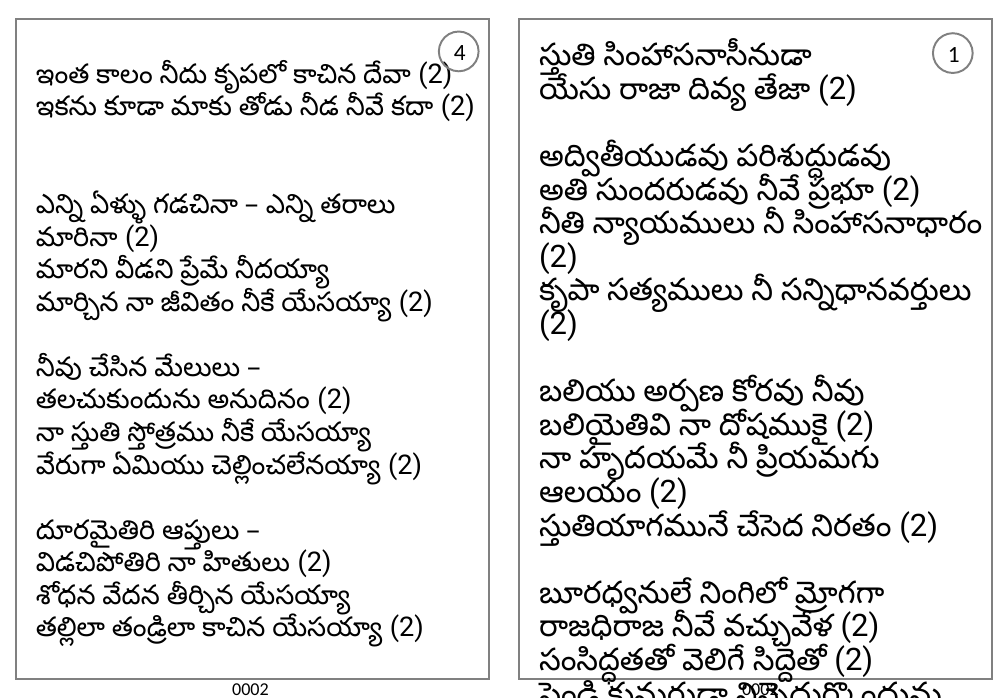
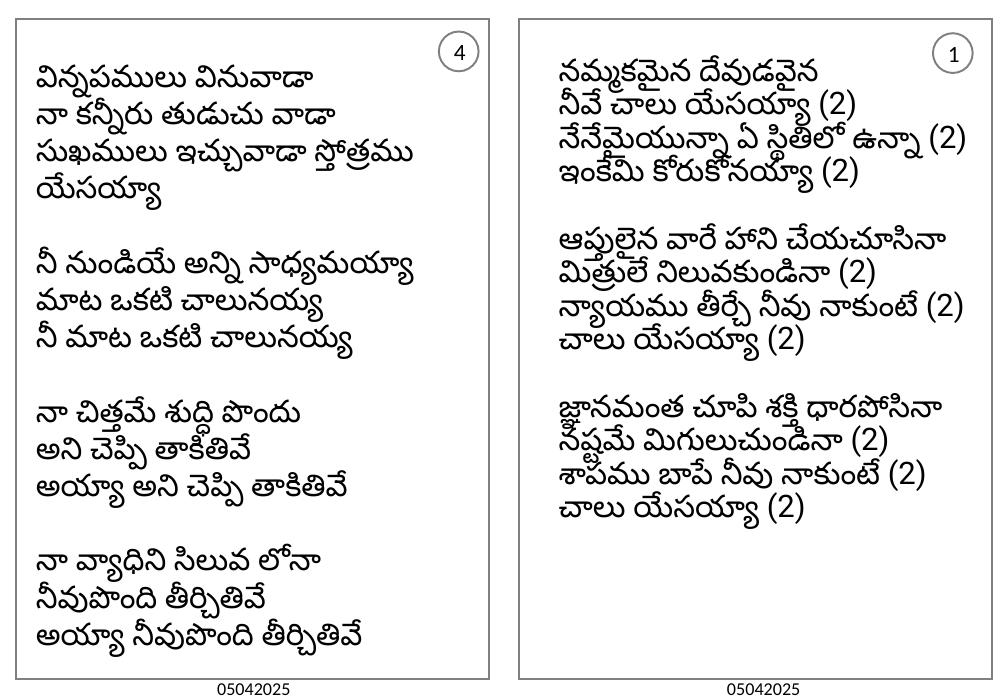
Before and after one commit to venu-webdev/songsDb, a slide deck: slide 1 of songsTemplate.pptx. Drawn at 1008x698 pixels with LibreOffice and Linux fonts; fonts in the diff are those of the drawing. Boxes give left, top, right and bottom in pixels: in the first picture for what was removed or moved away, otherwise in the second. Text is boxed around its words. In the diff, an @@ line names an element or a change of style, - is before the commit and + after.

```diff
--- a/songsTemplate.pptx
+++ b/songsTemplate.pptx
@@ text at (x1=559, y1=58, x2=967, y2=529): text changed @@
-స్తుతి సింహాసనాసీనుడా
-యేసు రాజా దివ్య తేజా (2)
-అద్వితీయుడవు పరిశుద్ధుడవు
-అతి సుందరుడవు నీవే ప్రభూ (2)
-నీతి న్యాయములు నీ సింహాసనాధారం (2)
-కృపా సత్యములు నీ సన్నిధానవర్తులు (2)
-బలియు అర్పణ కోరవు నీవు
-బలియైతివి నా దోషముకై (2)
-నా హృదయమే నీ ప్రియమగు ఆలయం (2)
-స్తుతియాగమునే చేసెద నిరతం (2)
-బూరధ్వనులే నింగిలో మ్రోగగా
-రాజధిరాజ నీవే వచ్చువేళ (2)
-సంసిద్ధతతో వెలిగే సిద్దెతో (2)
-పెండ్లి కుమరుడా నిన్నెదుర్కొందును (2)
+నమ్మకమైన దేవుడవైన
+నీవే చాలు యేసయ్యా (2)
+నేనేమైయున్నా ఏ స్థితిలో ఉన్నా (2)
+ఇంకేమి కోరుకోనయ్యా (2)
+ఆప్తులైన వారే హాని చేయచూసినా
+మిత్రులే నిలువకుండినా (2)
+న్యాయము తీర్చే నీవు నాకుంటే (2)
+చాలు యేసయ్యా (2)
+జ్ఞానమంత చూపి శక్తి ధారపోసినా
+నష్టమే మిగులుచుండినా (2)
+శాపము బాపే నీవు నాకుంటే (2)
+చాలు యేసయ్యా (2)
@@ text at (x1=36, y1=64, x2=414, y2=622): text changed; size 21 to 24 pt @@
-ఇంత కాలం నీదు కృపలో కాచిన దేవా (2)
-ఇకను కూడా మాకు తోడు నీడ నీవే కదా (2)
-ఎన్ని ఏళ్ళు గడచినా – ఎన్ని తరాలు మారినా (2)
-మారని వీడని ప్రేమే నీదయ్యా
-మార్చిన నా జీవితం నీకే యేసయ్యా (2)
-నీవు చేసిన మేలులు –
-తలచుకుందును అనుదినం (2)
-నా స్తుతి స్తోత్రము నీకే యేసయ్యా
-వేరుగా ఏమియు చెల్లించలేనయ్యా (2)
-దూరమైతిరి ఆప్తులు –
-విడచిపోతిరి నా హితులు (2)
-శోధన వేదన తీర్చిన యేసయ్యా
-తల్లిలా తండ్రిలా కాచిన యేసయ్యా (2)
+విన్నపములు వినువాడా
+నా కన్నీరు తుడుచు వాడా
+సుఖములు ఇచ్చువాడా స్తోత్రము యేసయ్యా
+నీ నుండియే అన్ని సాధ్యమయ్యా
+మాట ఒకటి చాలునయ్య
+నీ మాట ఒకటి చాలునయ్య
+నా చిత్తమే శుద్ధి పొందు
+అని చెప్పి తాకితివే
+అయ్యా అని చెప్పి తాకితివే
+నా వ్యాధిని సిలువ లోనా
+నీవుపొంది తీర్చితివే
+అయ్యా నీవుపొంది తీర్చితివే
@@ text at (x1=217, y1=683, x2=290, y2=695): text changed @@
-0002
+05042025
@@ text at (x1=727, y1=683, x2=800, y2=695): text changed @@
-0002
+05042025
```
Also in this commit, not shown: 1 other slide changed, 4 other files.
